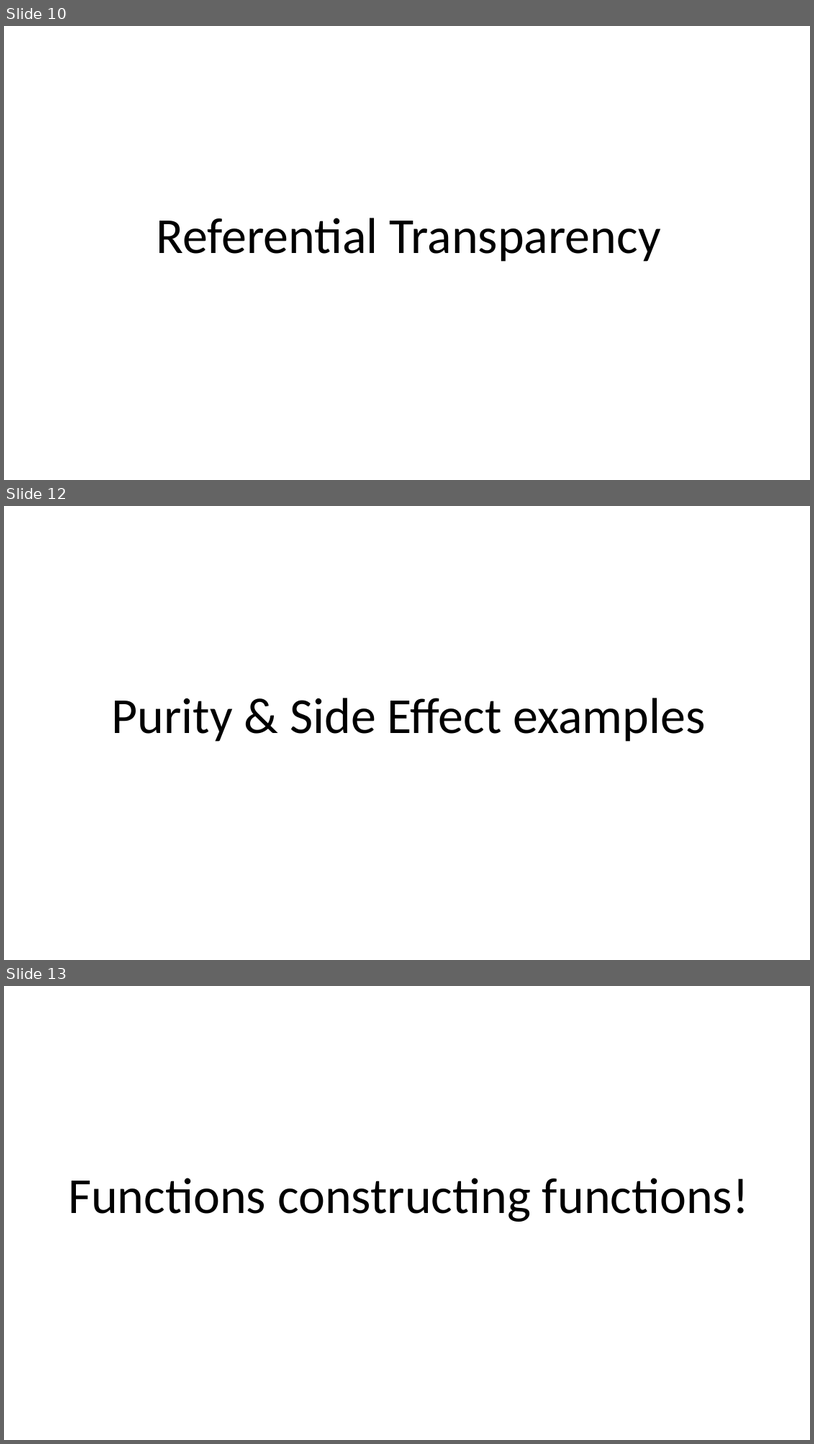
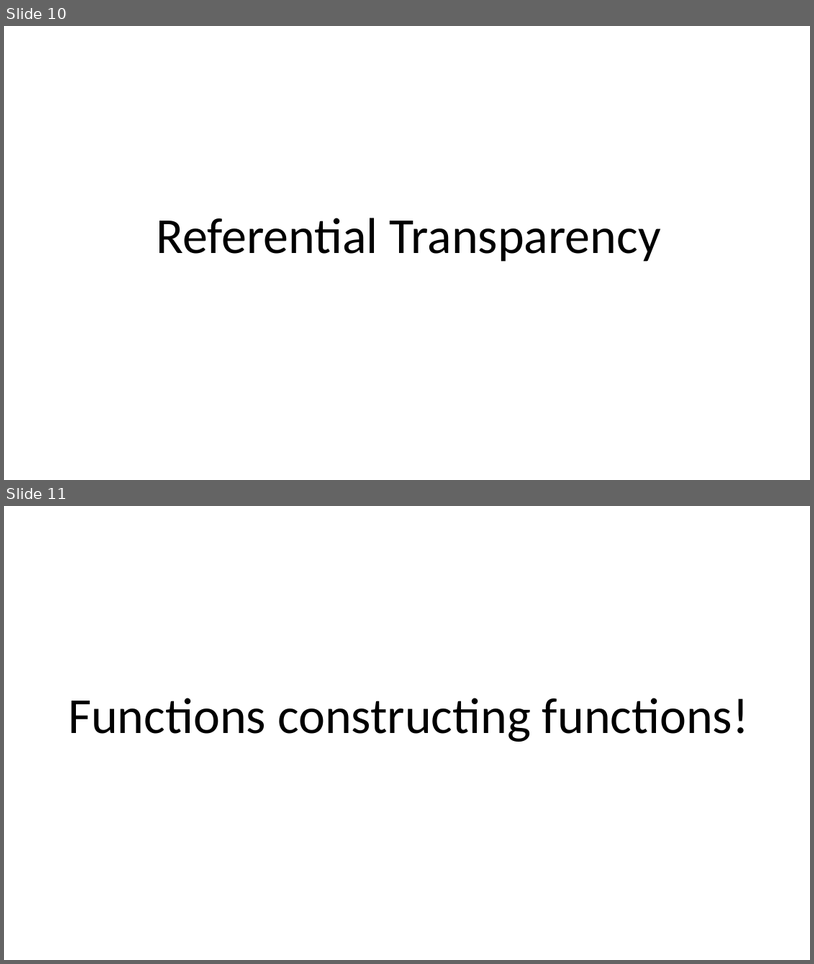
Before and after one commit to armadilloNik/FunctionalCSharpSig, a slide deck: slides/FpViaCSharp.pptx. Shown one above the other, each under a label of ours: slides 10, 12 and 13 before the commit, slides 10 and 11 after it; the slides between them are not shown. The pictures are 814x1444 and 814x964 pixels, drawn with LibreOffice and Linux fonts; fonts in the diff are those of the drawing. Boxes give left, top, right and bottom in pixels: in the first picture for what was removed or moved away, otherwise in the second. Text is boxed around its words. In the diff, an @@ line names an element or a change of style, - is before the commit and + after.

Commit message:
list comprehension example

```diff
--- a/slides/FpViaCSharp.pptx
+++ b/slides/FpViaCSharp.pptx
@@ slide 12 removed at <box>4,506,810,960</box>, background #FFFFFF @@
@@ title removed at <box>112,698,705,741</box> @@
-Purity & Side Effect examples
@@ what was slide 13 is now slide 11 @@
```
Also in this commit, not shown: 2 slides changed, 3 slides added, 2 other slides removed, 5 other files.
